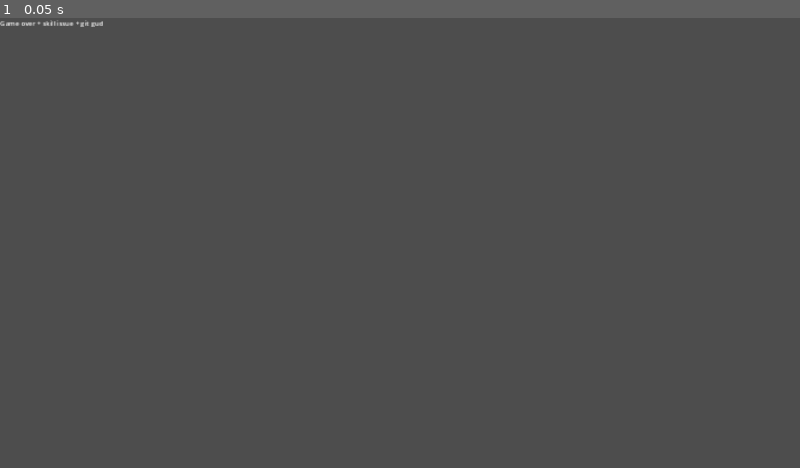
Above: before the commit, frame 1.
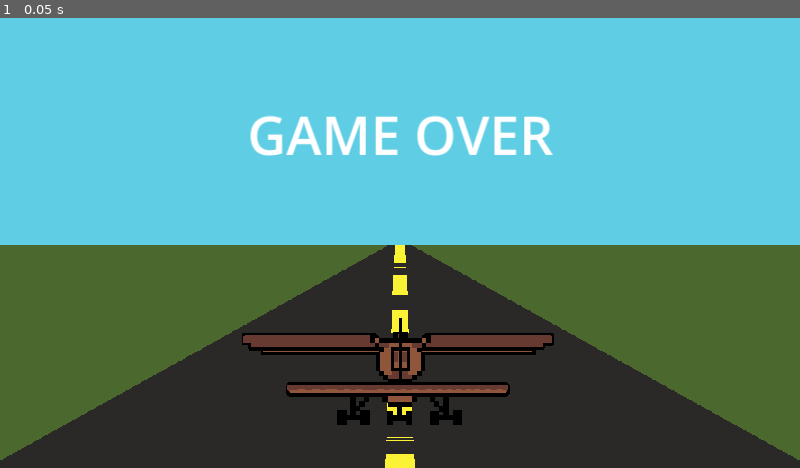
Above: after the commit, the same moment.

Repository: milksake/Slime
Game: Godot game, scene res://scenes/game_over.tscn
The game is run twice, just before and just after one commit, with the same random seed, the same clock (stepped at 60 frames per second) and the same inputs. This scene is started directly instead of the project's main scene.
Inputs:
- Up to frame 1 (0.05 s): no input

The runs differ from the first frame. In frame 1, 100% of the frame differs, in the area x 0-100%, y 0-100%.

Commit message:
game over

Diff:
--- a/avion/avion.tscn
+++ b/avion/avion.tscn
@@ -1,7 +1,7 @@
 [gd_scene load_steps=5 format=3 uid="uid://c7c4y80v8agw3"]
 
 [ext_resource type="Script" path="res://avion/avion.gd" id="1_2mica"]
-[ext_resource type="Texture2D" uid="uid://bwx07ltrs1rxe" path="res://scripts/avioneta.png" id="2_mlaa0"]
+[ext_resource type="Texture2D" uid="uid://bwx07ltrs1rxe" path="res://assets/avioneta.png" id="2_eamsi"]
 
 [sub_resource type="Gradient" id="Gradient_12w2f"]
 offsets = PackedFloat32Array(0)
@@ -22,4 +22,4 @@
 
 [node name="Avioneta" type="Sprite2D" parent="."]
 position = Vector2(-9, 61)
-texture = ExtResource("2_mlaa0")
+texture = ExtResource("2_eamsi")
--- a/scenes/game_over.tscn
+++ b/scenes/game_over.tscn
@@ -1,8 +1,22 @@
-[gd_scene format=3 uid="uid://b0le2e111uuuc"]
+[gd_scene load_steps=3 format=3 uid="uid://clhekggyjip7i"]
+
+[ext_resource type="Texture2D" uid="uid://dmanc5tntu4oi" path="res://assets/game_over.png" id="1_pex21"]
+
+[sub_resource type="LabelSettings" id="LabelSettings_riwit"]
+font_size = 128
 
 [node name="GameOver" type="Node2D"]
 
+[node name="Sprite2D" type="Sprite2D" parent="."]
+texture_filter = 1
+position = Vector2(960, 540)
+scale = Vector2(2, 2)
+texture = ExtResource("1_pex21")
+
 [node name="Label" type="Label" parent="."]
-offset_right = 40.0
-offset_bottom = 23.0
-text = "Game over + skill issue + git gud"
+offset_left = 594.0
+offset_top = 191.0
+offset_right = 1328.0
+offset_bottom = 366.0
+text = "GAME OVER"
+label_settings = SubResource("LabelSettings_riwit")
Not shown, added: assets/airplane_prop.ogg.import
Renamed: scripts/avioneta.png -> assets/avioneta.png
Not shown, changed: assets/avioneta.png.import
Binary file added: assets/game_over.png
Not shown, added: assets/game_over.png.import
Not shown: 1 places in scenes/Menu.tscn that only renumber resources
Not shown: 1 places in scenes/game.tscn that only renumber resources
Not shown, added: assets/airplane_prop.ogg
Not shown, added: avion/moco1.m4a
Not shown, added: avion/moco2.m4a
Not shown, added: avion/moco3.m4a
